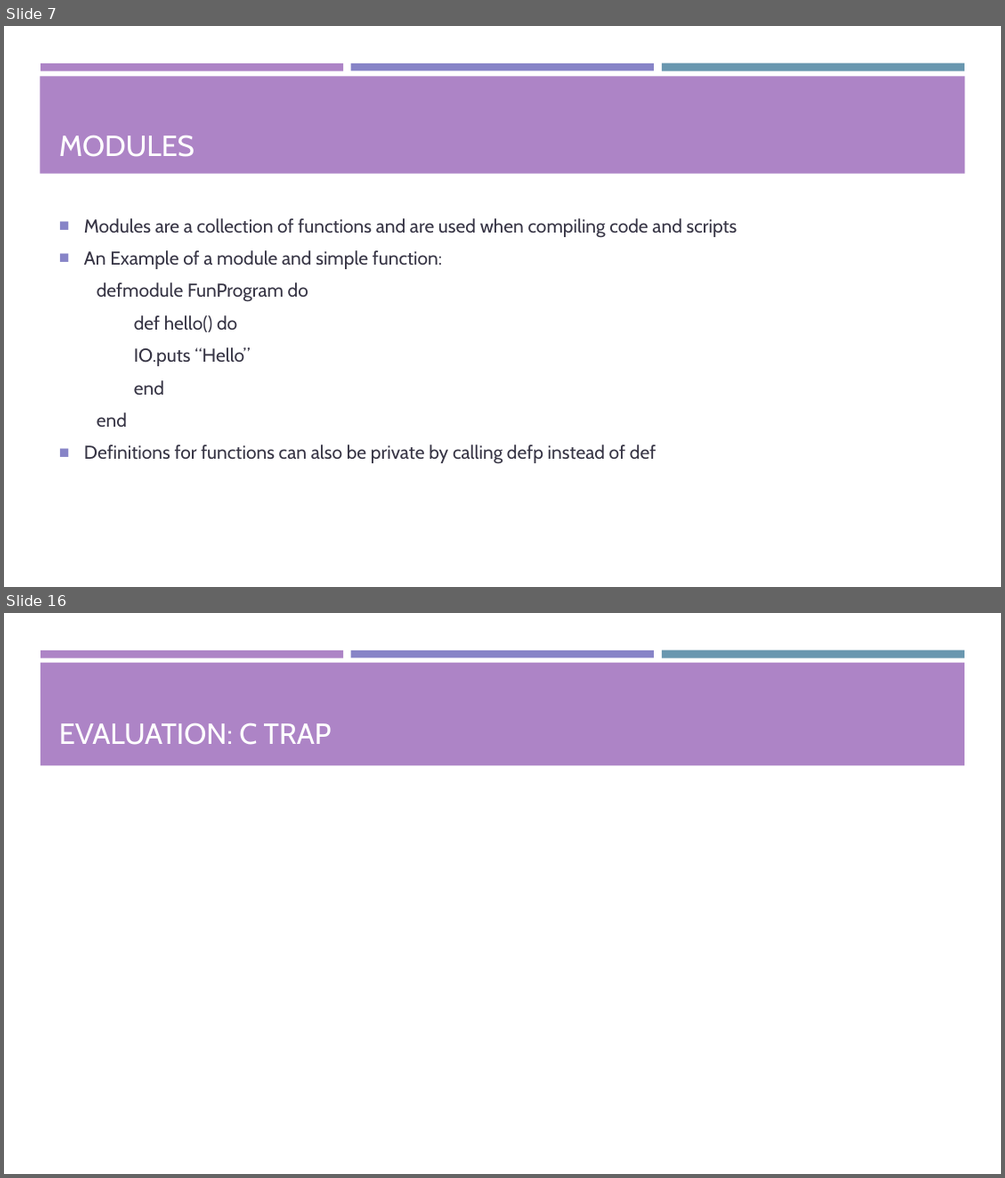
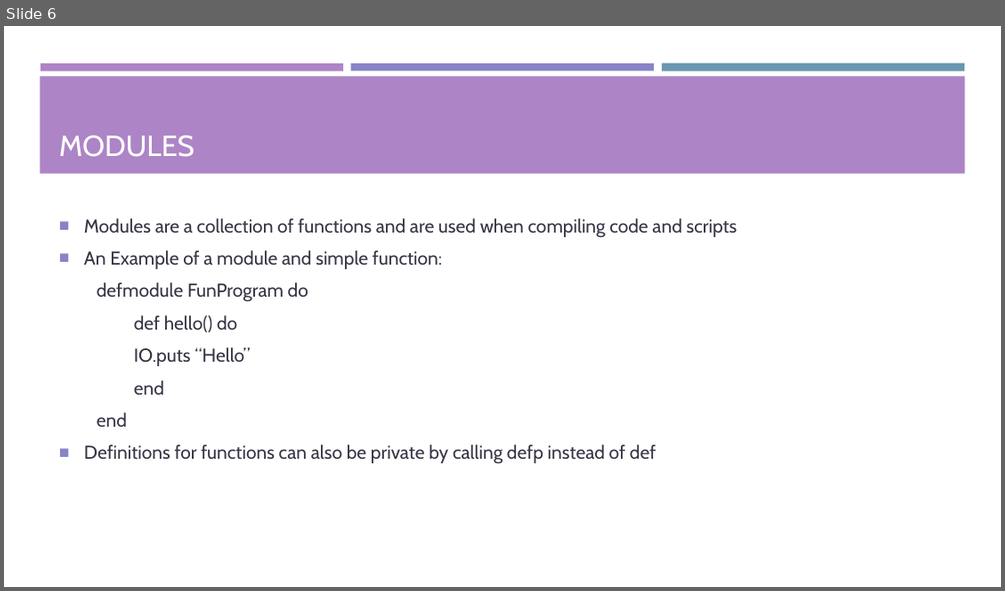
Before and after one commit to Tyl13/CS1645-Project, a slide deck: Presentation.pptx. Shown one above the other, each under a label of ours: slides 7 and 16 before the commit, slide 6 after it; the slides between them are not shown. The pictures are 1005x1178 and 1005x591 pixels, drawn with LibreOffice and Linux fonts; fonts in the diff are those of the drawing. Boxes give left, top, right and bottom in pixels: in the first picture for what was removed or moved away, otherwise in the second. Text is boxed around its words. In the diff, an @@ line names an element or a change of style, - is before the commit and + after.

```diff
--- a/Presentation.pptx
+++ b/Presentation.pptx
@@ slide 16 removed at [4,613,1001,1174], background #FFFFFF; not listed: 3 template elements that a slide beside it also shows @@
@@ rectangle removed at [40,662,965,765] @@
@@ title removed at [59,723,332,745] @@
-EVALUATION: C TRAP
@@ what was slide 7 is now slide 6 @@
```
Also in this commit, not shown: 2 slides changed, 1 slide added, 11 other slides removed.
